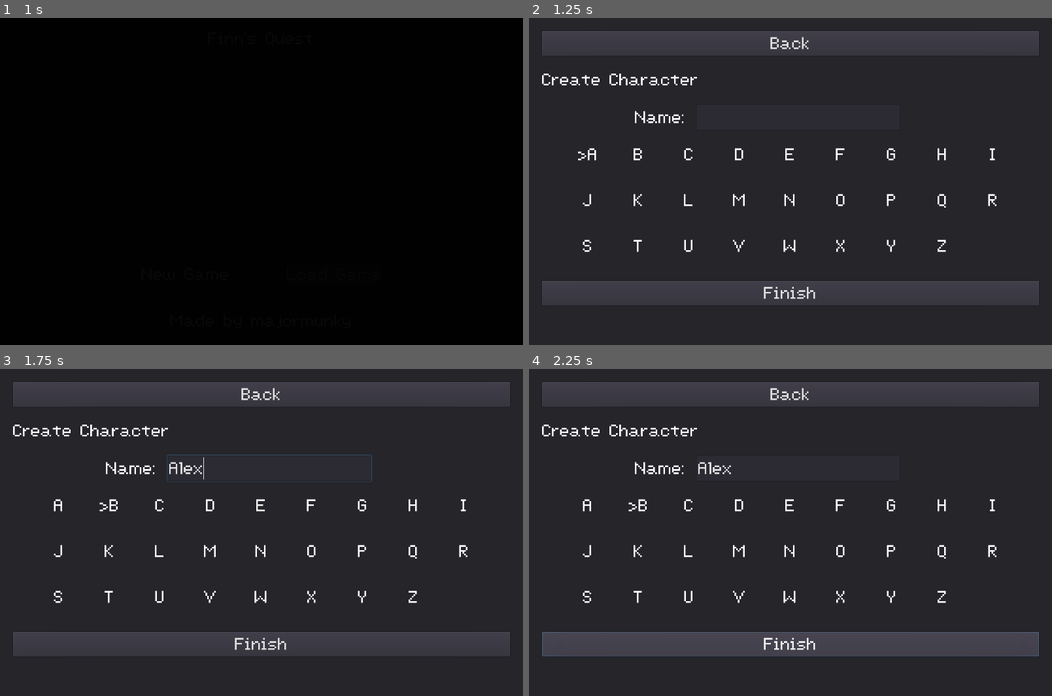
Above: before the commit, frames 1-4 (two rows, left to right).
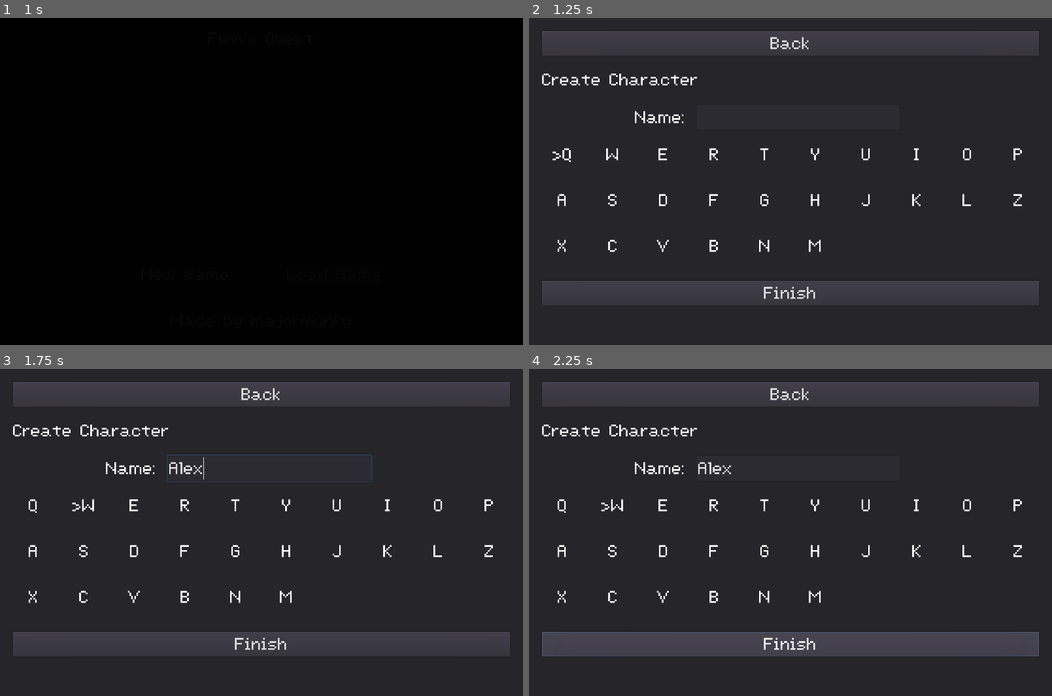
Above: after the commit, the same moments.

Repository: majormunky/MiniRPG
Game: Godot game, scene res://scenes/MainMenu.tscn
Two runs of this game, one before a commit and one after it. Both use one fixed random seed, a clock stepped at 60 frames per second and the inputs below.
Inputs (mouse positions are in pixels of both pictures, inside the frame that each line leads up to):
- Up to frame 1 (1 s): tap Enter (ui_accept) at 0.5, 0.77 s; hold Right (ui_right) from 0.53 s (still down); hold F (inspect) from 0.53 s (still down)
- Up to frame 2 (1.25 s): keep holding Right (ui_right); keep holding F (inspect)
- Up to frame 3 (1.75 s): release Right (ui_right) at 1.25 s; release F (inspect) at 1.25 s; click (266, 467) at 1.27 s; type "Alex" at 1.35 s
- Up to frame 4 (2.25 s): click "Finish" at 2 s

Frame 1 is identical in both runs. In frame 2, 1.5% of the frame differs, in the area x 4-95%, y 39-72%; in frame 3, 1.6%, in the area x 5-95%, y 39-72%; in frame 4, 1.6%.

Commit message:
Added a qwerty layout for the controller name input, but, need to figure out an issue with spacing

Diff:
--- a/scenes/CreatePlayer.tscn
+++ b/scenes/CreatePlayer.tscn
@@ -91,7 +91,7 @@
 theme = ExtResource( 1 )
 custom_constants/vseparation = 32
 custom_constants/hseparation = 64
-columns = 9
+columns = 10
 script = ExtResource( 4 )
 
 [node name="HBoxContainer" type="HBoxContainer" parent="MarginContainer/VBoxContainer"]
--- a/scenes/InputLetters.gd
+++ b/scenes/InputLetters.gd
@@ -6,7 +6,8 @@
 
 func setup_letters():
 	var alphabet = "ABCDEFGHIJKLMNOPQRSTUVWXYZ"
-	for letter in alphabet:
+	var query_alpha = "QWERTYUIOPASDFGHJKLZXCVBNM"
+	for letter in query_alpha:
 		var new_label = RichTextLabel.new()
 		new_label.bbcode_enabled = true
 		new_label.set_bbcode("[center]" + letter + "[/center]")
Not shown, changed: Notes.org
